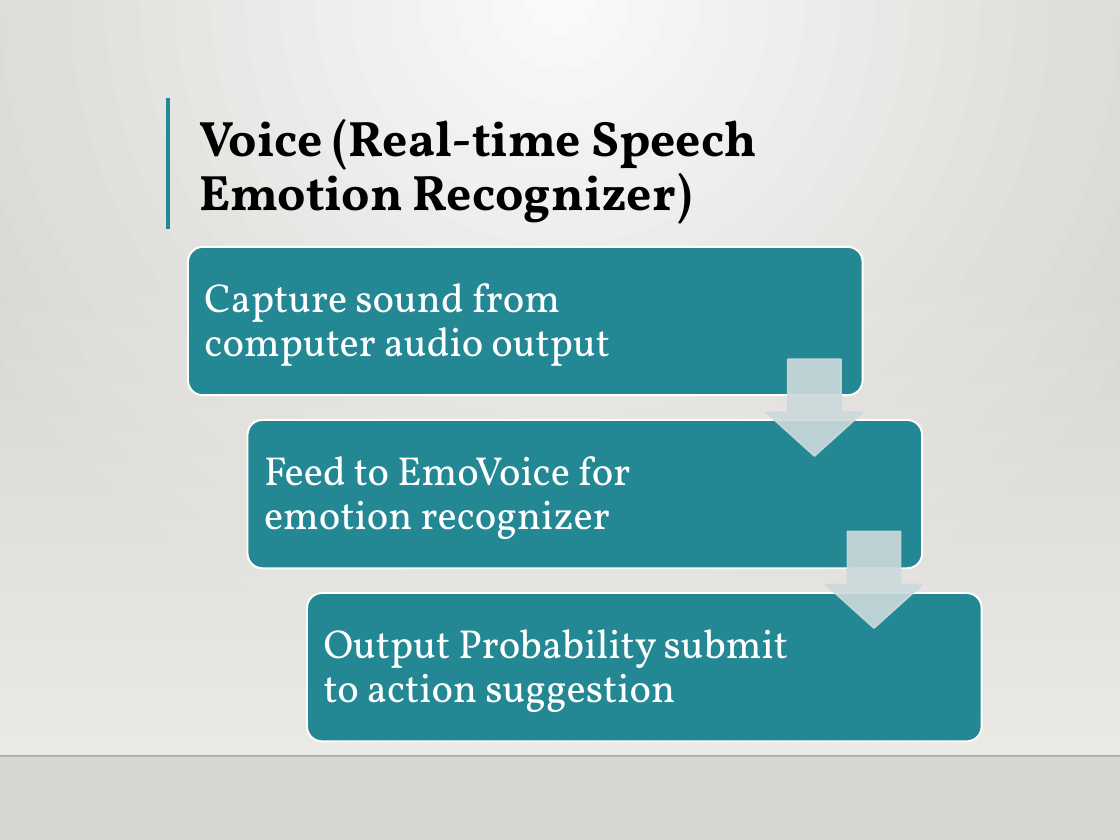
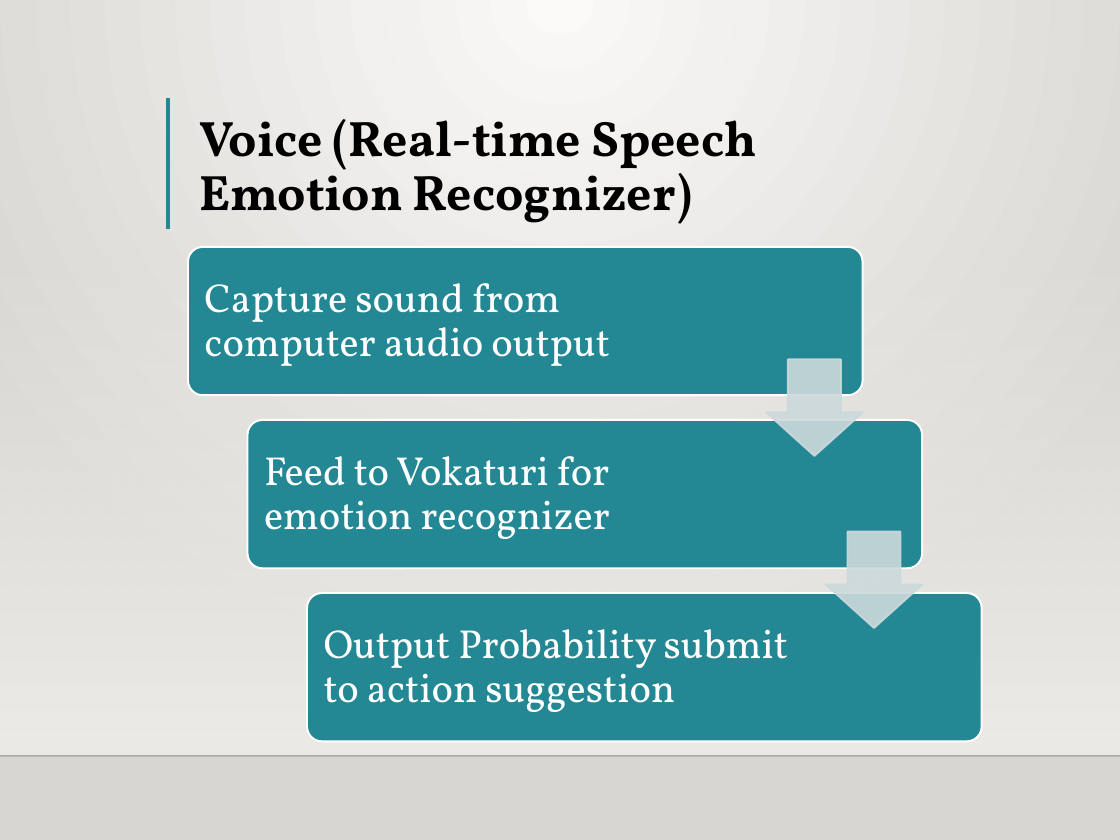
Before and after one commit to pakzan/Interapp, a slide deck: slide 5 of presentation.pptx (slide 6 before the commit). Drawn at 1120x840 pixels with LibreOffice and Linux fonts; fonts in the diff are those of the drawing; background and template pictures are left out. Boxes give left, top, right and bottom in pixels: in the first picture for what was removed or moved away, otherwise in the second. Text is boxed around its words. In the diff, an @@ line names an element or a change of style, - is before the commit and + after.

```diff
--- a/presentation.pptx
+++ b/presentation.pptx
@@ text at <box>264,456,610,539</box>: text changed @@
-Feed to EmoVoice for emotion recognizer
+Feed to Vokaturi for emotion recognizer
```
Also in this commit, not shown: 2 other slides changed, 1 slide added, 1 slide removed.
